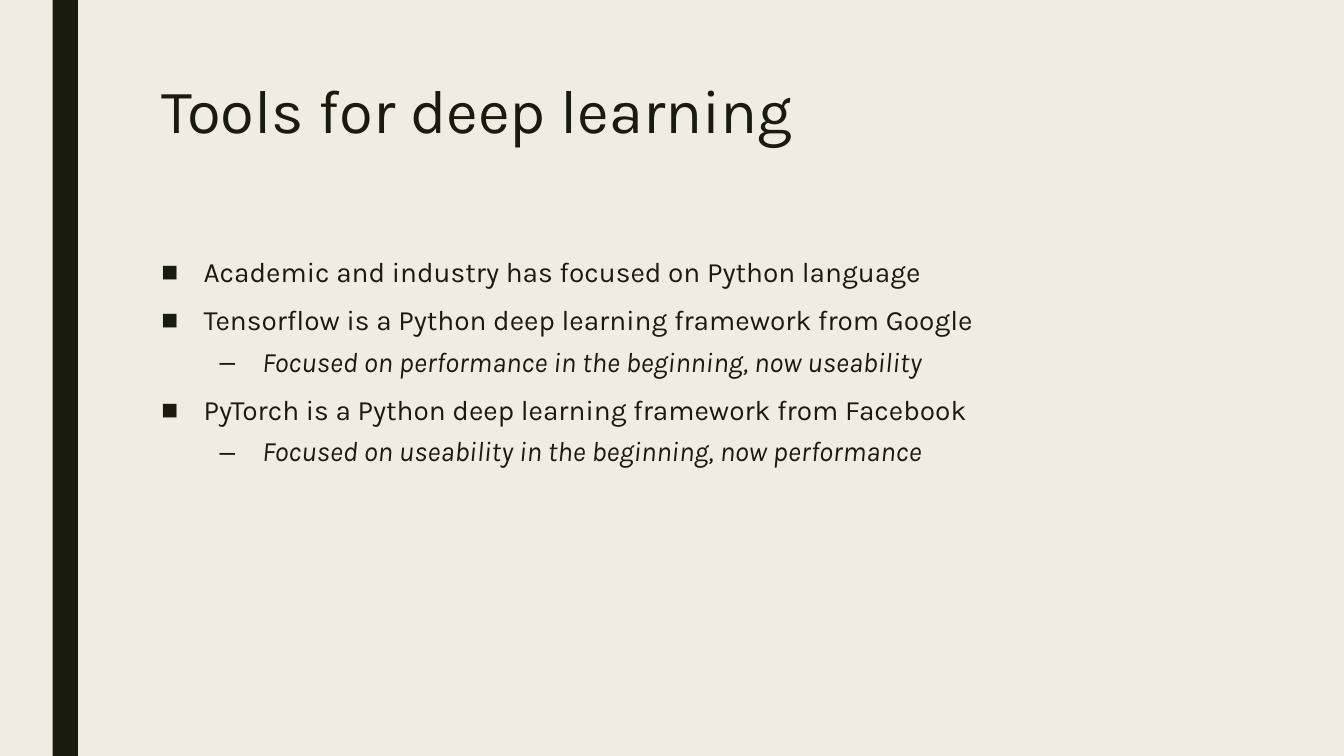
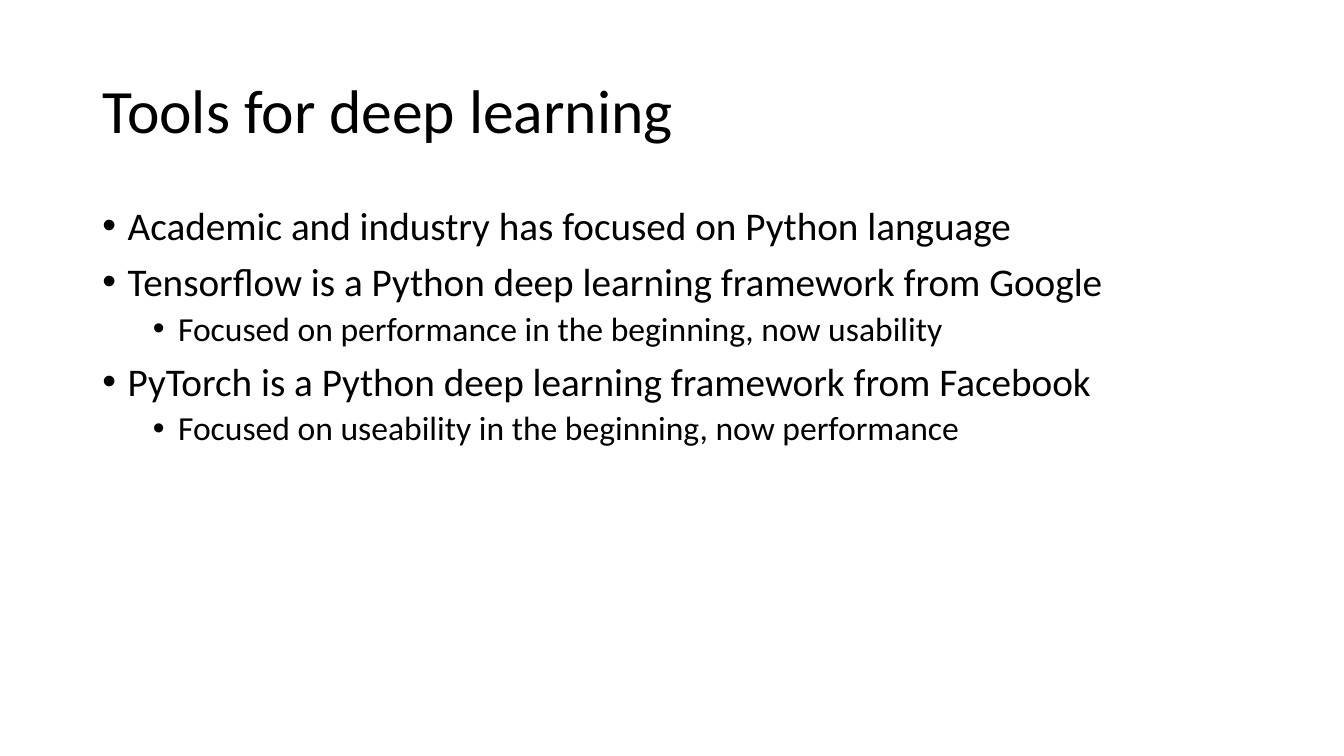
Before and after one commit to bahadirbklg/intro, a slide deck: slide 26 of 1 - introduction/DLMR 1 - introduction.pptx (slide 18 before the commit). Drawn at 1344x756 pixels with LibreOffice and Linux fonts; fonts in the diff are those of the drawing. Boxes give left, top, right and bottom in pixels: in the first picture for what was removed or moved away, otherwise in the second. Text is boxed around its words. In the diff, an @@ line names an element or a change of style, - is before the commit and + after.

```diff
--- a/1 - introduction/DLMR 1 - introduction.pptx
+++ b/1 - introduction/DLMR 1 - introduction.pptx
@@ background #EFEDE3 to #FFFFFF @@
@@ rectangle removed at (52,0,78,756) @@
@@ title "Tools for deep learning": place and size @@
-title "Tools for deep learning" at (161,90,792,148)
+title "Tools for deep learning" at (102,90,672,144)
@@ title "Tools for deep learning" at (102,90,672,144): font Karla to Calibri, text colour #191B0E to #000000; line spacing 0.89 to 0.9; vertical alignment top to middle @@
@@ text "Academic and industry has focused ...": place and size @@
-text "Academic and industry has focused ..." at (204,262,973,468)
+text "Academic and industry has focused ..." at (128,212,1102,446)
@@ text at (128,212,1102,446): size 20 to 28 pt in "Academic and industry has focused on Python ...", "Tensorflow is a Python deep learning framework ...", "PyTorch is a Python deep learning framework ..."; font Karla to Calibri, text colour #191B0E to #000000 in "Academic and industry has focused on Python ...", "Tensorflow is a Python deep learning framework ...", "PyTorch is a Python deep learning framework ...", "Focused on useability in the beginning, now ..."; size 20 to 24 pt, italic off in "Focused on useability in the beginning, now ..."; bullet ■ to •; line spacing 0.94 to 0.9; less space between paragraphs; bullet – to • @@
@@ text at (178,317,942,347): text changed; size 20 to 24 pt; font Karla to Calibri; text colour #191B0E to #000000; italic off @@
-  – Focused on performance in the beginning, now useability
+  • Focused on performance in the beginning, now usability
```
Also in this commit, not shown: 16 other slides changed, 15 slides added, 3 slides removed.
